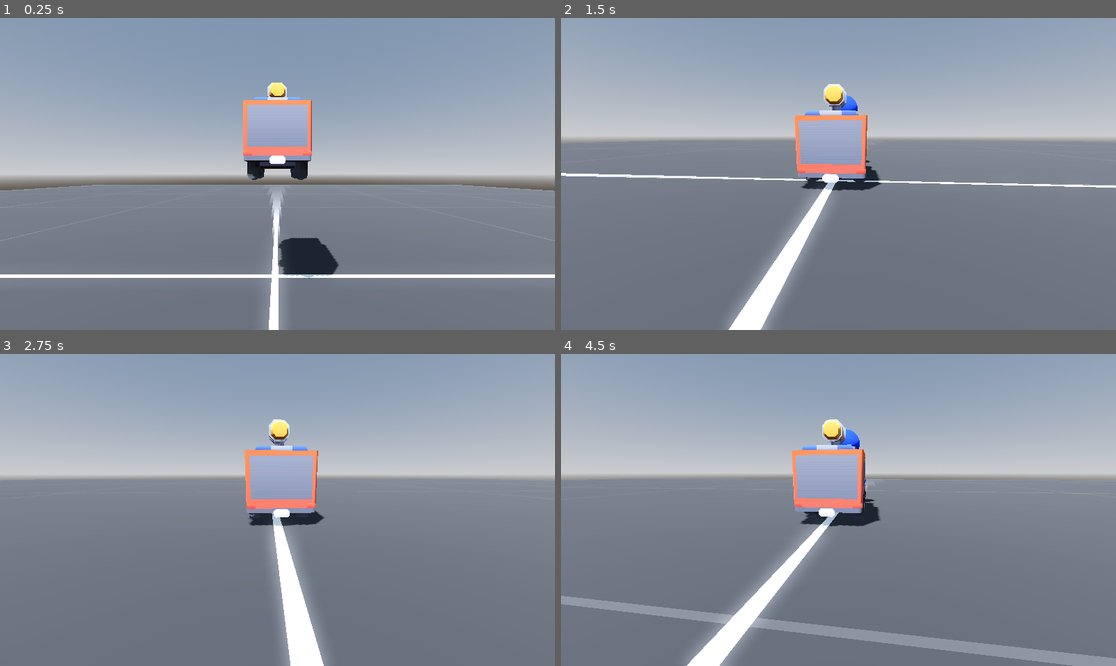
Above: before the commit, frames 1-4 (two rows, left to right).
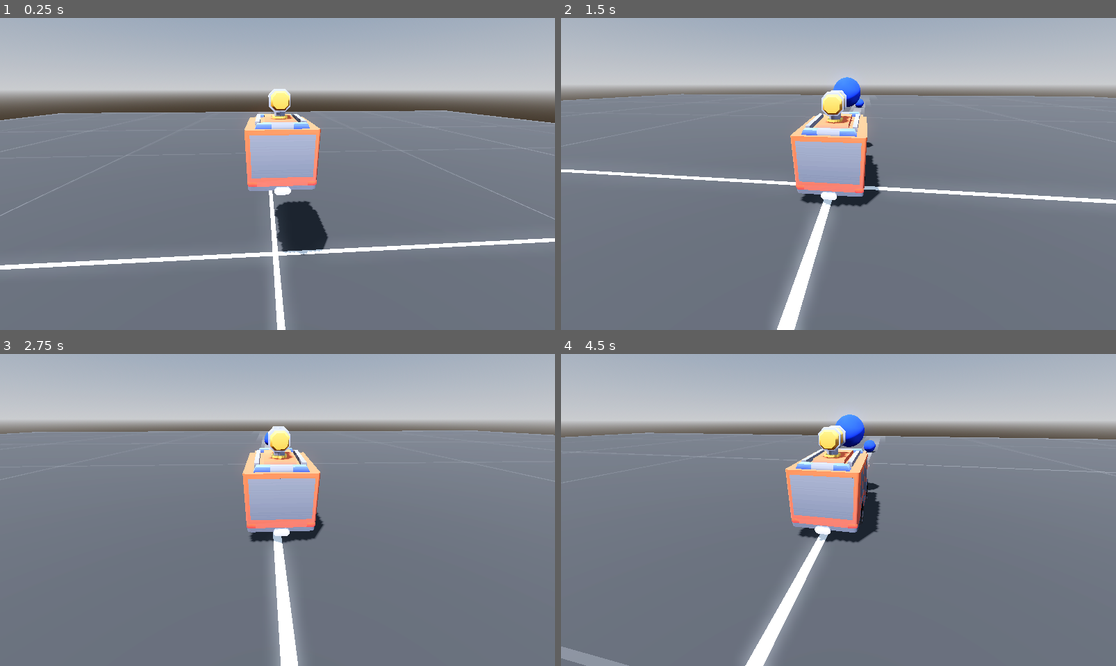
Above: after the commit, the same moments.

Repository: mpowell773/FireFighter
Game: Godot game, scene res://Scenes/main.tscn
The game is run twice, just before and just after one commit, with the same random seed, the same clock (stepped at 60 frames per second) and the same inputs.
Inputs (mouse positions are in pixels of both pictures, inside the frame that each line leads up to):
- Up to frame 1 (0.25 s): no input
- Up to frame 2 (1.5 s): move the mouse to (866, 174) at 0.52 s; hold W (accelerate) from 0.53 s (still down); tap Space (shoot_cannon) at 0.6, 1.35 s; move the mouse to (810, 174) at 1.27 s
- Up to frame 3 (2.75 s): keep holding W (accelerate); move the mouse to (288, 503) at 2.02 s; tap Space (shoot_cannon) at 2.1 s
- Up to frame 4 (4.5 s): keep holding W (accelerate); move the mouse to (832, 516) at 2.77 s; tap Space (shoot_cannon) at 2.85, 3.6, 4.35 s; move the mouse to (877, 513) at 3.52 s; move the mouse to (794, 506) at 4.27 s

The runs differ from the first frame. In frame 1, 57% of the frame differs, in the area x 0-100%, y 0-100%; in frame 2, 41%; in frame 3, 41%; in frame 4, 45%.

Commit message:
Fix camera bug with overcorrecting spin

Diff:
--- a/fire-fighter/Scenes/cam.gd
+++ b/fire-fighter/Scenes/cam.gd
@@ -1,7 +1,7 @@
 extends SpringArm3D
 
 var mouse_sensitivity := 0.1
-var reset_time := 1.0
+var reset_auto_camera_time := 0.5
 
 var fire_truck: VehicleBody3D
 var has_been_selected := false
@@ -11,12 +11,15 @@
 var default_rotation_pos: Vector3
 var is_manual_camera := false
 
+var wait_frames: int = 0
+
 @onready var reset_cam_timer: Timer = $ResetCamTimer
 
 
 func _ready() -> void:
 	Input.set_mouse_mode(Input.MOUSE_MODE_CAPTURED)
 	set_as_top_level(true)
+	rotation = offset_rotation_pos
 
 
 func _process(_delta: float) -> void:
@@ -28,12 +31,10 @@
 									0.0)
 									+ offset_rotation_pos
 									)
-		#if update_rotation_pos.y >= TAU:
-		look_at(fire_truck.position)
-		default_rotation_pos = update_rotation_pos
+		update_shortest_rotation_pos(update_rotation_pos)
 
-	#if not is_manual_camera:
-			#reset_to_default_position()
+	if not is_manual_camera:
+			reset_to_default_position()
 
 
 func _input(event: InputEvent) -> void:
@@ -47,7 +48,7 @@
 		rotation_degrees.y -= event.relative.x * mouse_sensitivity
 		rotation_degrees.y = wrapf(rotation_degrees.y, 0.0, 360.0)
 
-		reset_cam_timer.start(reset_time)
+		reset_cam_timer.start(reset_auto_camera_time)
 
 
 	# Debug tool to exit out of screen easily.
@@ -60,12 +61,16 @@
 
 func reset_to_default_position() -> void:
 	delete_existing_tween(tween)
+
+	var duration := 0.75
 	tween = create_tween()
-	tween.tween_property(self, "rotation", default_rotation_pos, 0.25)
+	tween.tween_property(self, "rotation", default_rotation_pos, duration)\
+		.set_trans(Tween.TRANS_SINE)\
+		.set_ease(Tween.EASE_OUT)
 
 
 func delete_existing_tween(_tween: Tween) -> void:
-	if _tween:
+	if _tween and _tween.is_valid():
 		_tween.kill()
 
 
@@ -79,5 +84,16 @@
 	return null
 
 
+func update_shortest_rotation_pos(target_rotation_pos: Vector3) -> void:
+	var current_rotation_y := rotation.y
+	target_rotation_pos.y = (current_rotation_y
+							+ fposmod(target_rotation_pos.y
+							- current_rotation_y
+							+ PI, TAU) - PI
+							)
+
+	default_rotation_pos = target_rotation_pos
+
+
 func _on_reset_cam_timer_timeout() -> void:
 	is_manual_camera = false
--- /dev/null
+++ b/fire-fighter/Scenes/camera.tscn
@@ -0,0 +1,15 @@
+[gd_scene load_steps=2 format=3 uid="uid://dfoh1lkrxr2wd"]
+
+[ext_resource type="Script" uid="uid://bklw4wppvg1tg" path="res://Scenes/cam.gd" id="1_375tr"]
+
+[node name="CamArm" type="Node3D"]
+script = ExtResource("1_375tr")
+
+[node name="SpringArm3D" type="SpringArm3D" parent="."]
+
+[node name="Camera3D" type="Camera3D" parent="SpringArm3D"]
+
+[node name="ResetCamTimer" type="Timer" parent="SpringArm3D"]
+one_shot = true
+
+[connection signal="timeout" from="SpringArm3D/ResetCamTimer" to="." method="_on_reset_cam_timer_timeout"]
--- a/fire-fighter/Scenes/fire_truck.gd
+++ b/fire-fighter/Scenes/fire_truck.gd
@@ -15,18 +15,8 @@
 @onready var wheel_front_right: VehicleWheel3D = $WheelFrontRight
 
 
-func _ready() -> void:
-	cam_arm.rotate_y(PI)
-
-
 func _physics_process(delta: float) -> void:
 	cam_arm.position = position
-	#print(
-		#"rotation x: " + str(rad_to_deg(cam_arm.rotation.x)),
-		#"\nrotation y: " + str(rad_to_deg(cam_arm.rotation.y)),
-		#"\nrotation z: " + str(rad_to_deg(cam_arm.rotation.z))
-		#)
-
 
 	var RPM_left := absf(wheel_back_left.get_rpm())
 	var RPM_right := absf(wheel_back_right.get_rpm())
